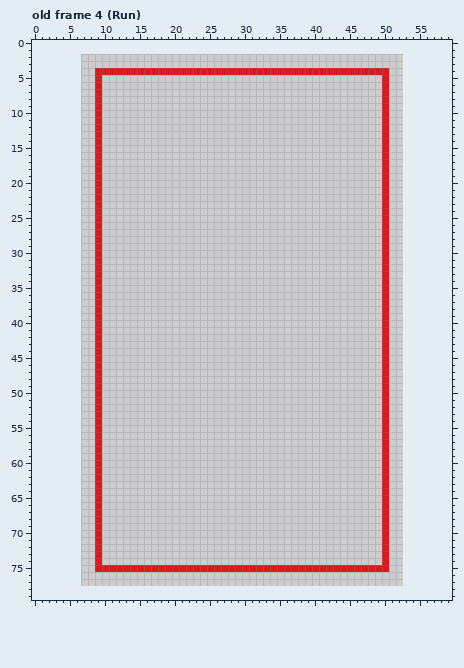
Pixel-art file, stored at textures/Eins.ase. The picture above was drawn from the file before the commit.
46x76 pixels, 10 frames. Shown: old frame 4 (Run). The old version is drawn lined up with the new one, on the new canvas. The commit also changed other frames, which this record leaves out.
Once edited:
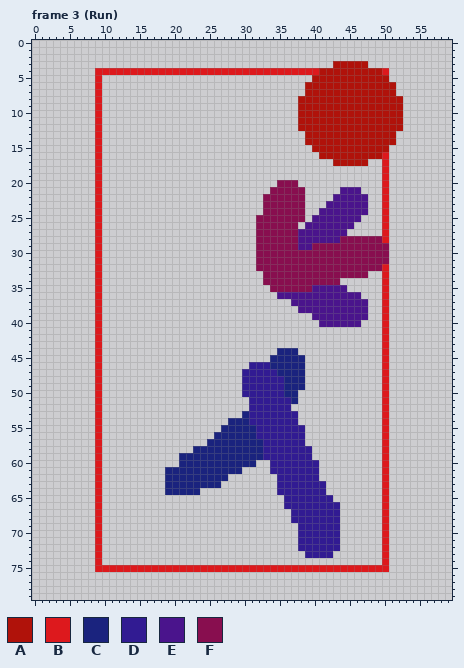
Palette (. is transparent): A #b0120a  B #dd191d  C #1a237e  D #311b92  E #4a148c  F #880e4f
A new or re-ordered frame is compared with the old frame closest to it.
The edit:
canvas 46x76 -> 60x80, the old top-left corner now at 7,2
frames re-ordered
Frame 3 (Run) against old frame 4 (Run):
y 3: x 43..47 ..... -> AAAAA
y 4: x 41..49 BBBBBBBBB -> AAAAAAAAA
y 5: x 40..50 ..........B -> AAAAAAAAAAA
y 6..7: x 39..51 ...........B. -> AAAAAAAAAAAAA
y 8..12: x 38..52 ............B.. -> AAAAAAAAAAAAAAA
y 13..14: x 39..51 ...........B. -> AAAAAAAAAAAAA
y 15: x 40..50 ..........B -> AAAAAAAAAAA
y 16: x 41..49 ......... -> AAAAAAAAA
y 17: x 43..47 ..... -> AAAAA
y 20: x 35..37 ... -> FFF
y 21: x 34..38 ..... -> FFFFF; x 44..46 ... -> EEE
y 22: x 33..38 ...... -> FFFFFF; x 43..47 ..... -> EEEEE
y 23: x 33..38 ...... -> FFFFFF; x 42..47 ...... -> EEEEEE
y 24: x 33..38 ...... -> FFFFFF; x 41..47 ....... -> EEEEEEE
y 25: x 32..38 ....... -> FFFFFFF; x 40..46 ....... -> EEEEEEE
y 26: x 32..37 ...... -> FFFFFF; x 39..45 ....... -> EEEEEEE
y 27: x 32..44 ............. -> FFFFFFEEEEEEE
y 28: x 32..49 .................. -> FFFFFFEEEEEEFFFFFF
y 29: x 32..50 ..................B -> FFFFFFEEFFFFFFFFFFF
y 30..31: x 32..50 ..................B -> FFFFFFFFFFFFFFFFFFF
y 32: x 32..49 .................. -> FFFFFFFFFFFFFFFFFF
y 33: x 33..47 ............... -> FFFFFFFFFFFFFFF
y 34: x 33..43 ........... -> FFFFFFFFFFF
y 35: x 34..44 ........... -> FFFFFFEEEEE
y 36: x 35..46 ............ -> EEEEEEEEEEEE
y 37: x 37..47 ........... -> EEEEEEEEEEE
y 38: x 38..47 .......... -> EEEEEEEEEE
y 39: x 40..47 ........ -> EEEEEEEE
y 40: x 41..46 ...... -> EEEEEE
y 44: x 35..37 ... -> CCC
y 45: x 34..38 ..... -> CCCCC
y 46: x 31..38 ........ -> DDDCCCCC
y 47: x 30..38 ......... -> DDDDDCCCC
y 48..49: x 30..38 ......... -> DDDDDDCCC
y 50: x 30..37 ........ -> DDDDDDCC
y 51: x 31..37 ....... -> DDDDDDC
y 52: x 31..36 ...... -> DDDDDD
y 53: x 30..37 ........ -> CDDDDDDD
y 54: x 28..37 .......... -> CCCDDDDDDD
y 55: x 27..38 ............ -> CCCCCDDDDDDD
y 56: x 26..38 ............. -> CCCCCCDDDDDDD
y 57: x 25..38 .............. -> CCCCCCCCDDDDDD
y 58: x 23..39 ................. -> CCCCCCCCCCDDDDDDD
y 59: x 21..39 ................... -> CCCCCCCCCCCCDDDDDDD
y 60: x 21..31 ........... -> CCCCCCCCCCC; x 34..40 ....... -> DDDDDDD
y 61: x 19..29 ........... -> CCCCCCCCCCC; x 34..40 ....... -> DDDDDDD
y 62: x 19..27 ......... -> CCCCCCCCC; x 35..40 ...... -> DDDDDD
y 63: x 19..26 ........ -> CCCCCCCC; x 35..41 ....... -> DDDDDDD
y 64: x 19..23 ..... -> CCCCC; x 35..41 ....... -> DDDDDDD
y 65: x 36..42 ....... -> DDDDDDD
y 66: x 36..43 ........ -> DDDDDDDD
y 67..68: x 37..43 ....... -> DDDDDDD
y 69..72: x 38..43 ...... -> DDDDDD
y 73: x 39..42 .... -> DDDD
Where, in picture pixels (left, top, right, bottom), the same in both pictures:
changed: (165, 61, 403, 558)
